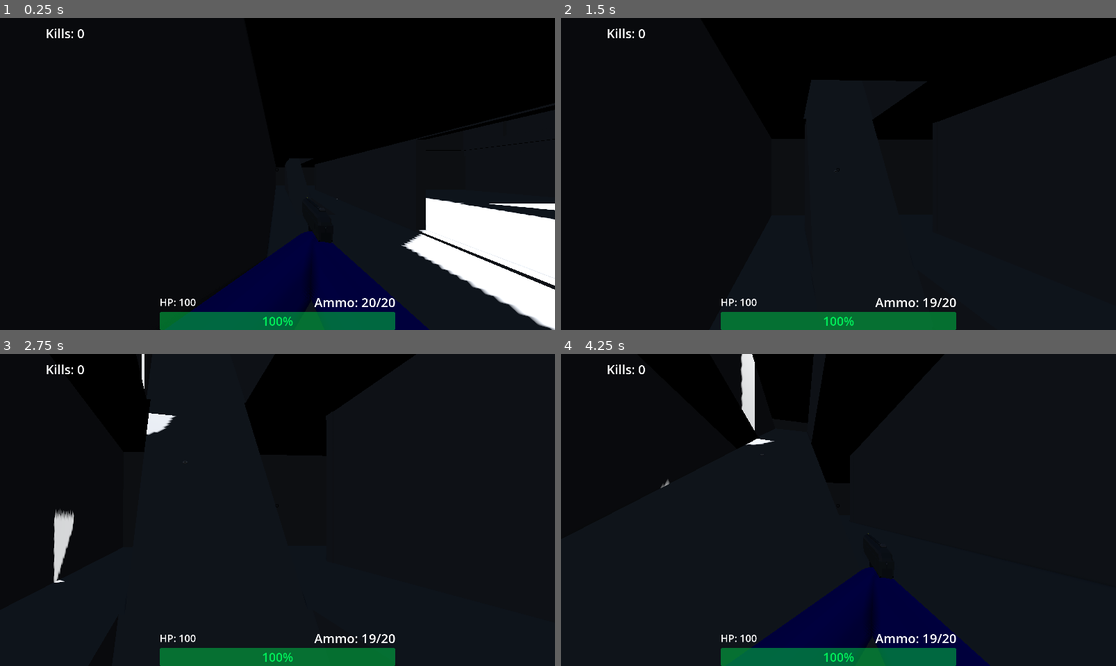
Above: before the commit, frames 1-4 (two rows, left to right).
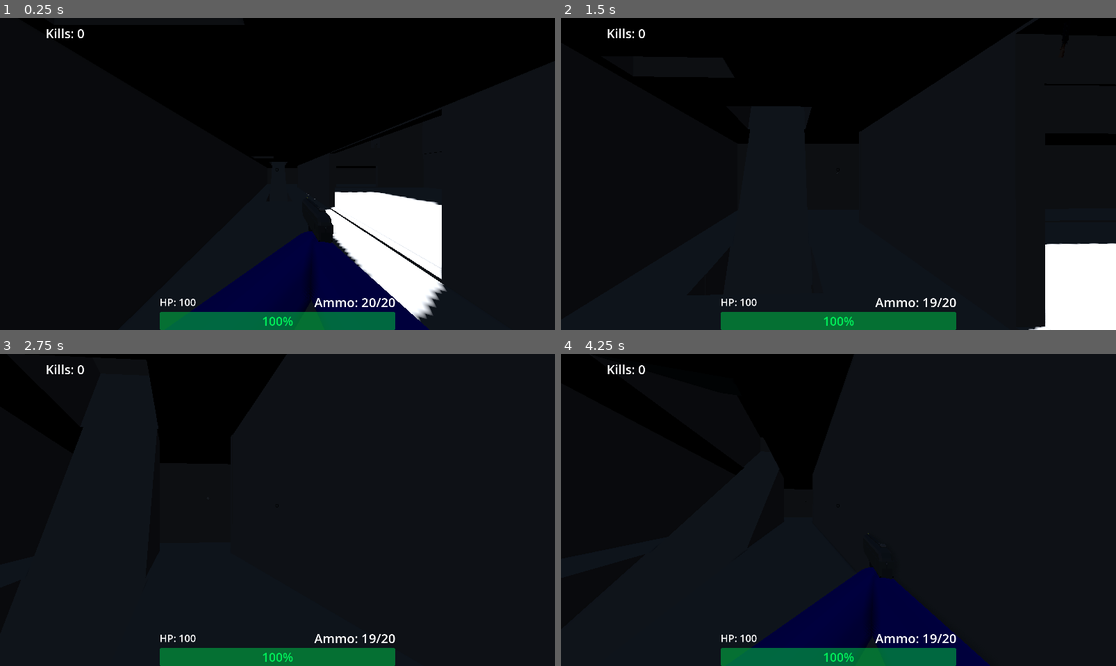
Above: after the commit, the same moments.

Repository: SaebyulH/multiplayer-game
Game: Godot game, scene res://game.tscn
Two runs of this game, one before a commit and one after it. Both use one fixed random seed, a clock stepped at 60 frames per second and the inputs below. This scene is started directly instead of the project's main scene. A sky picture missing from this copy of the repository is replaced by a grey-blue gradient.
Inputs (mouse positions are in pixels of both pictures, inside the frame that each line leads up to):
- Up to frame 1 (0.25 s): no input
- Up to frame 2 (1.5 s): move the mouse to (866, 174) at 0.52 s; hold Right mouse button (ads) 0.53-1.28 s; hold W (forward) from 0.53 s (still down); tap Space (jump) at 0.77 s; move the mouse to (810, 174) at 1.27 s; click (810, 174) at 1.35 s
- Up to frame 3 (2.75 s): keep holding W (forward); tap Space (jump) at 1.52 s; move the mouse to (288, 503) at 2.02 s; hold Mouse wheel down (weapon_next) from 2.03 s (still down)
- Up to frame 4 (4.25 s): keep holding W (forward); move the mouse to (832, 516) at 2.77 s; release Mouse wheel down (weapon_next) at 2.78 s; tap Mouse wheel up (weapon_prev) at 2.85 s; tap Space (jump) at 3.02, 3.77 s; move the mouse to (877, 513) at 3.52 s; hold Right mouse button (ads) from 3.53 s (still down)

The runs differ from the first frame. In frame 1, 11% of the frame differs, in the area x 49-100%, y 44-100%; in frame 2, 6.5%; in frame 3, 7.9%; in frame 4, 2.1%.

Commit message:
Update game.tscn

Diff:
--- a/game.tscn
+++ b/game.tscn
@@ -4,6 +4,7 @@
 [ext_resource type="Texture2D" uid="uid://mnu41vwdqady" path="res://citrus_orchard_road_puresky_1k.exr" id="2_e2o6t"]
 [ext_resource type="PackedScene" uid="uid://bg3yvptu2ojlf" path="res://weapon_crate.tscn" id="3_fc0e3"]
 [ext_resource type="PackedScene" uid="uid://dgonpuubl7xqa" path="res://sniper.tscn" id="4_7jktm"]
+[ext_resource type="PackedScene" uid="uid://dcwoh2ee3wly2" path="res://shotgun.tscn" id="5_7jktm"]
 
 [sub_resource type="PanoramaSkyMaterial" id="PanoramaSkyMaterial_feb5d"]
 panorama = ExtResource("2_e2o6t")
@@ -41,10 +42,10 @@
 spawn_path = NodePath("..")
 
 [node name="HostPosition" type="Node3D" parent="." unique_id=1158607876]
-transform = Transform3D(1, 0, 0, 0, 1, 0, 0, 0, 1, -21.80098, -2.2020383, 31.755985)
+transform = Transform3D(1, 0, 0, 0, 1, 0, 0, 0, 1, -18.083626, -2.2020383, 38.799667)
 
 [node name="ClientPosition" type="Node3D" parent="." unique_id=144583522]
-transform = Transform3D(1, 0, 0, 0, 1, 0, 0, 0, 1, 32.511307, -2.6308784, 34.14892)
+transform = Transform3D(1, 0, 0, 0, 1, 0, 0, 0, 1, 27.36943, -2.6308784, 37.089996)
 
 [node name="CSGCombiner3D" type="CSGCombiner3D" parent="." unique_id=1721842706]
 transform = Transform3D(1, 0, 0, 0, 1, 0, 0, 0, 1, 0, -6, 0)
@@ -166,10 +167,18 @@
 transform = Transform3D(0.99999374, -0.0027472218, 0.0022120415, 0.0027493974, 0.99999577, -0.0009777757, -0.0022093377, 0.000983859, 0.999997, -6.3378863, 13.901634, -13.9304)
 size = Vector3(0.6152402, 8.05127, 16.27362)
 
+[node name="CSGBox3D41" type="CSGBox3D" parent="CSGCombiner3D" unique_id=240644559]
+transform = Transform3D(0.99999374, -0.0027472218, 0.0022120415, 0.0027493974, 0.99999577, -0.0009777757, -0.0022093377, 0.000983859, 0.999997, 18.50047, 13.901634, -13.9304)
+size = Vector3(0.6152402, 8.05127, 16.27362)
+
 [node name="CSGBox3D29" type="CSGBox3D" parent="CSGCombiner3D" unique_id=1388546640]
 transform = Transform3D(0.99999374, -0.0027472218, 0.0022120415, 0.0027493974, 0.99999577, -0.0009777757, -0.0022093377, 0.000983859, 0.999997, 5.6989393, 13.927631, -6.190546)
 size = Vector3(36.11902, 8.05127, 0.99609375)
 
+[node name="CSGBox3D46" type="CSGBox3D" parent="CSGCombiner3D" unique_id=545546496]
+transform = Transform3D(0.99999374, -0.0027472218, 0.0022120415, 0.0027493974, 0.99999577, -0.0009777757, -0.0022093377, 0.000983859, 0.999997, 5.6989393, 13.927631, 57.149933)
+size = Vector3(36.11902, 8.05127, 0.99609375)
+
 [node name="CSGBox3D38" type="CSGBox3D" parent="CSGCombiner3D" unique_id=1426862383]
 transform = Transform3D(0.99999374, -0.0027472218, 0.0022120415, 0.0027493974, 0.99999577, -0.0009777757, -0.0022093377, 0.000983859, 0.999997, 5.6989393, 4.3365974, -6.190546)
 size = Vector3(36.11902, 8.05127, 0.99609375)
@@ -204,6 +213,26 @@
 operation = 2
 size = Vector3(7, 3, 11.876953)
 
+[node name="CSGBox3D42" type="CSGBox3D" parent="CSGCombiner3D" unique_id=1894343170]
+transform = Transform3D(1, 0, 0, 0, 1, 0, 0, 0, 1, -20.105057, 8.705529, 16.652433)
+operation = 2
+size = Vector3(3, 12, 3)
+
+[node name="CSGBox3D43" type="CSGBox3D" parent="CSGCombiner3D" unique_id=1902554814]
+transform = Transform3D(1, 0, 0, 0, 1, 0, 0, 0, 1, -20.105057, 8.705529, 37.83795)
+operation = 2
+size = Vector3(3, 12, 3)
+
+[node name="CSGBox3D44" type="CSGBox3D" parent="CSGCombiner3D" unique_id=2043579116]
+transform = Transform3D(1, 0, 0, 0, 1, 0, 0, 0, 1, 28.16951, 8.705529, 16.652433)
+operation = 2
+size = Vector3(3, 12, 3)
+
+[node name="CSGBox3D45" type="CSGBox3D" parent="CSGCombiner3D" unique_id=340542693]
+transform = Transform3D(1, 0, 0, 0, 1, 0, 0, 0, 1, 28.16951, 8.705529, 37.83795)
+operation = 2
+size = Vector3(3, 12, 3)
+
 [node name="CSGBox3D22" type="CSGBox3D" parent="CSGCombiner3D" unique_id=476044317]
 transform = Transform3D(1, 0, 0, 0, 1, 0, 0, 0, 1, -9, 13.205529, 6.789177)
 operation = 2
@@ -234,5 +263,9 @@
 size = Vector3(7, 3, 11.876953)
 
 [node name="WeaponCrate" parent="." unique_id=1565253267 instance=ExtResource("3_fc0e3")]
-transform = Transform3D(1, 0, 0, 0, 1, 0, 0, 0, 1, 6.4333253, -4.779674, 20.461552)
+transform = Transform3D(1, 0, 0, 0, 1, 0, 0, 0, 1, 6.4333253, -4.499867, 22.493069)
 weapon_scene = ExtResource("4_7jktm")
+
+[node name="WeaponCrate2" parent="." unique_id=646274889 instance=ExtResource("3_fc0e3")]
+transform = Transform3D(1, 0, 0, 0, 1, 0, 0, 0, 1, 4.975807, 5.866015, -13.868524)
+weapon_scene = ExtResource("5_7jktm")
